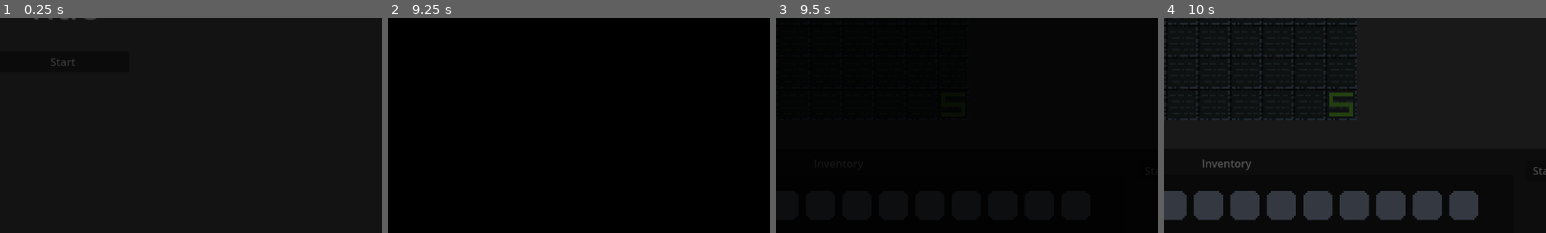
Above: before the commit, frames 1-4 (left to right).
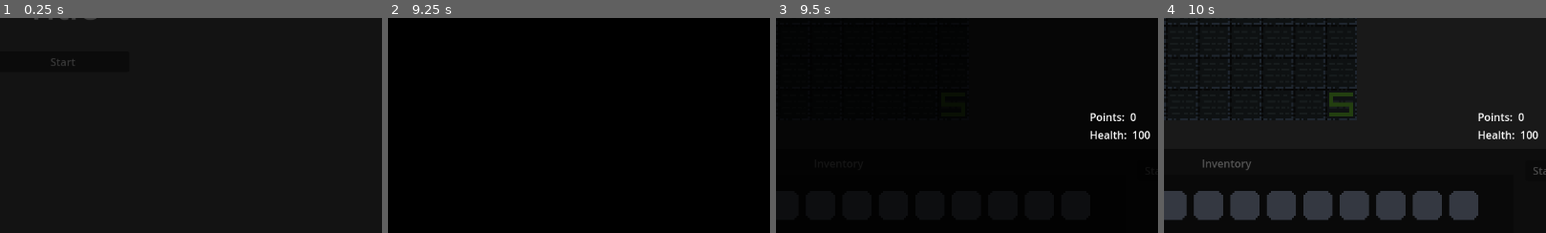
Above: after the commit, the same moments.

Repository: Shmupo/BrackeysGJ-TdGame
Game: Godot game, scene res://Scenes/MainMenu.tscn
The game is run twice, just before and just after one commit, with the same random seed, the same clock (stepped at 60 frames per second) and the same inputs.
Inputs (mouse positions are % of the whole screen's width and height, from its top left):
- Up to frame 1 (0.25 s): no input
- Up to frame 2 (9.25 s): click "Start" at 0.5 s; move the mouse to (72, 45) at 1.27 s; click (72, 45) at 1.35 s; drag from (30, 55) to (45, 70) at 2.02 s; click "Continue" at 2.75 s; move the mouse to (60, 28) at 3.52 s; click (60, 28) at 3.6 s; drag from (45, 70) to (20, 35) at 4.27 s; click "Continue" at 5 s; move the mouse to (80, 65) at 5.77 s; click (80, 65) at 5.85 s; drag from (20, 35) to (35, 25) at 6.52 s; click "Continue" at 7.25 s; move the mouse to (55, 50) at 8.02 s; click (55, 50) at 8.1 s; tap Enter at 8.75 s; drag from (35, 25) to (30, 55) at 8.77 s
- Up to frame 3 (9.5 s): no input
- Up to frame 4 (10 s): click (36, 16) at 9.52 s
The pictures show only the part of the screen within x 42-92%, y 48-98%; the shares and areas given below are measured in that part.

Frames 1-2 are identical in both runs. In frame 3, 0.6% of the frame differs, in the area x 82-98%, y 44-57%; in frame 4, 0.6%.

Commit message:
Added 6 configurable enemy waves

Diff:
--- a/Scenes/Components/defend_location.tscn
+++ b/Scenes/Components/defend_location.tscn
@@ -3,7 +3,7 @@
 [ext_resource type="Script" path="res://Scripts/defend_location.gd" id="1_a87rd"]
 
 [sub_resource type="CircleShape2D" id="CircleShape2D_8kvqf"]
-radius = 6.36832
+radius = 2.6667
 
 [node name="DefendLocation" type="Area2D"]
 script = ExtResource("1_a87rd")
--- a/Scenes/TestScene.tscn
+++ b/Scenes/TestScene.tscn
@@ -11,13 +11,14 @@
 [ext_resource type="PackedScene" uid="uid://dyd4rvrn12tp" path="res://Scenes/Components/ModsInventoryMenu.tscn" id="6_qdaid"]
 [ext_resource type="PackedScene" uid="uid://dxoe2uolv22kf" path="res://Scenes/Components/Waves/wave_manager.tscn" id="8_sb82m"]
 [ext_resource type="PackedScene" uid="uid://hesw7o41aud4" path="res://Scenes/Components/TutorialUI.tscn" id="9_olebs"]
-[ext_resource type="Script" path="res://Scripts/Waves/example_one_of_each.gd" id="11_uxd71"]
-[ext_resource type="Script" path="res://Scripts/Waves/example_weak_enemies.gd" id="12_oqhdu"]
+[ext_resource type="Script" path="res://Scripts/Waves/uniform_wave.gd" id="12_8enhc"]
 [ext_resource type="Script" path="res://Scripts/Tower/TowerSpawner.gd" id="12_qrfwb"]
 [ext_resource type="Script" path="res://Scripts/ModItem/ItemSpawner.gd" id="13_a0fh0"]
+[ext_resource type="Script" path="res://Scripts/Waves/alternating_wave.gd" id="13_vb3iq"]
+[ext_resource type="Script" path="res://Scripts/Waves/unending_wave.gd" id="14_1fwqc"]
 [ext_resource type="PackedScene" uid="uid://cdjrx5xcw1h82" path="res://Scenes/Components/PhaseBarUI.tscn" id="14_v56gd"]
 [ext_resource type="Script" path="res://Scripts/UIMenus/StartWaveButton.gd" id="15_p0fe1"]
-[ext_resource type="PackedScene" uid="uid://vucdetswbjmi" path="res://Scenes/Components/DisappearingBlackScreen.tscn" id="16_exn7v"]
+[ext_resource type="PackedScene" path="res://Scenes/Components/DisappearingBlackScreen.tscn" id="16_exn7v"]
 [ext_resource type="PackedScene" uid="uid://w8it5uhotax2" path="res://Scenes/Components/ModItem/BigRock.tscn" id="18_mm7iy"]
 [ext_resource type="PackedScene" uid="uid://ctk8d4npivb8d" path="res://Scenes/Components/ModItem/Rope.tscn" id="19_dx3ia"]
 [ext_resource type="Script" path="res://Scripts/UIMenus/points_label.gd" id="19_hwffj"]
@@ -114,15 +115,43 @@
 
 [node name="WaveManager" parent="." instance=ExtResource("8_sb82m")]
 unique_name_in_owner = true
+time_between_waves = 10.0
 
 [node name="WaveSet" type="Node" parent="WaveManager"]
 
-[node name="Weak Enemies" type="Node" parent="WaveManager/WaveSet"]
-script = ExtResource("12_oqhdu")
-enemy_health = 100
-
-[node name="One of Each" type="Node" parent="WaveManager/WaveSet"]
-script = ExtResource("11_uxd71")
+[node name="Wave 1" type="Node" parent="WaveManager/WaveSet"]
+script = ExtResource("12_8enhc")
+num_entities = 10
+
+[node name="Wave 2" type="Node" parent="WaveManager/WaveSet"]
+script = ExtResource("12_8enhc")
+entity_type = "OtherEntity"
+
+[node name="Wave 3" type="Node" parent="WaveManager/WaveSet"]
+script = ExtResource("12_8enhc")
+num_entities_2 = 25
+entity_speed = 75
+entity_health = 8
+entity_points = 50
+entity_type = "KnightEntity"
+
+[node name="Wave 4" type="Node" parent="WaveManager/WaveSet"]
+script = ExtResource("13_vb3iq")
+num_entities_2 = 20
+entity_1_spawn_delay = 0
+entity_2_speed = 65
+entity_2_type = "OtherEntity"
+
+[node name="Wave 5" type="Node" parent="WaveManager/WaveSet"]
+script = ExtResource("13_vb3iq")
+num_entities_2 = 20
+entity_1_type = "KnightEntity"
+entity_1_spawn_delay = 0
+entity_2_speed = 65
+entity_2_type = "OtherEntity"
+
+[node name="Unending Wave" type="Node" parent="WaveManager/WaveSet"]
+script = ExtResource("14_1fwqc")
 
 [node name="TowerSpawner" type="Node2D" parent="."]
 script = ExtResource("12_qrfwb")
@@ -157,11 +186,12 @@
 position = Vector2(869, 170)
 
 [node name="PlayerStats" type="CanvasLayer" parent="."]
-visible = false
 
 [node name="MarginContainer" type="MarginContainer" parent="PlayerStats"]
-offset_right = 206.0
-offset_bottom = 70.0
+offset_left = 944.0
+offset_top = 437.0
+offset_right = 1150.0
+offset_bottom = 507.0
 theme_override_constants/margin_left = 10
 theme_override_constants/margin_top = 10
 theme_override_constants/margin_right = 10
--- /dev/null
+++ b/Scripts/Waves/alternating_wave.gd
@@ -0,0 +1,54 @@
+extends DictWave
+
+
+@export var num_entities_2: int = 10  # hacks
+
+@export var entity_1_speed: int = 50
+@export var entity_1_health: int = 5
+@export var entity_1_points = 30
+@export var entity_1_strength = 5
+@export var entity_1_type = "BaseEntity"
+@export var entity_1_spawn_delay = 2
+
+
+@export var entity_2_speed: int = 50
+@export var entity_2_health: int = 5
+@export var entity_2_points = 30
+@export var entity_2_strength = 5
+@export var entity_2_type = "BaseEntity"
+@export var entity_2_spawn_delay = 2
+
+
+func _ready() -> void:
+	spawn_queue = []
+
+	for i in num_entities_2:
+		if i % 2 == 0:
+			spawn_queue.append(prepare_entity_1())
+		else:
+			spawn_queue.append(prepare_entity_2())
+
+
+func prepare_entity_1() -> Dictionary:
+	return {
+		"type": entity_1_type,
+		"spawn_delay": entity_1_spawn_delay,
+		"config": {
+			"speed": entity_1_speed,
+			"health": entity_1_speed,
+			"points": entity_1_points,
+			"strength": entity_1_strength
+		}
+	}
+
+func prepare_entity_2() -> Dictionary:
+	return {
+		"type": entity_2_type,
+		"spawn_delay": entity_2_spawn_delay,
+		"config": {
+			"speed": entity_2_speed,
+			"health": entity_2_speed,
+			"points": entity_2_points,
+			"strength": entity_2_strength
+		}
+	}
--- /dev/null
+++ b/Scripts/Waves/unending_wave.gd
@@ -0,0 +1,48 @@
+extends DictWave
+
+@onready var rng = RandomNumberGenerator.new()
+
+@export var num_entities_2: int = 10  # hacks
+@export var entity_speed: int = 50
+@export var entity_health: int = 5
+@export var entity_points = 30
+@export var entity_strength = 5
+@export var entity_type = "BaseEntity"
+@export var spawn_delay = 2
+
+
+# Called when the node enters the scene tree for the first time.
+func _ready() -> void:
+	spawn_queue = []
+
+	for i in range(num_entities_2):
+		spawn_queue.append(create_entity_dict())
+
+func _process(delta: float) -> void:
+	if spawn_queue.size() < 5:
+		increase_difficulty()
+		for i in 20:
+			spawn_queue.append(gen_entity)
+
+
+func increase_difficulty() -> void:
+	# TODO: implement this
+	pass
+
+
+func gen_entity() -> Dictionary:
+	# TODO: make this better
+	return create_entity_dict()
+
+
+func create_entity_dict() -> Dictionary:
+	return {
+		"type": entity_type,
+		"spawn_delay": spawn_delay,
+		"config": {
+			"speed": entity_speed,
+			"health": entity_health,
+			"strength": entity_strength,
+			"points": entity_points
+		}
+	}
--- /dev/null
+++ b/Scripts/Waves/uniform_wave.gd
@@ -0,0 +1,30 @@
+extends DictWave
+
+@export var num_entities_2: int = 10  # hacks
+@export var entity_speed: int = 50
+@export var entity_health: int = 5
+@export var entity_points = 30
+@export var entity_strength = 5
+@export var entity_type = "BaseEntity"
+@export var spawn_delay = 2
+
+
+# Called when the node enters the scene tree for the first time.
+func _ready() -> void:
+	spawn_queue = []
+
+	for i in range(num_entities_2):
+		spawn_queue.append(create_entity_dict())
+
+
+func create_entity_dict() -> Dictionary:
+	return {
+		"type": entity_type,
+		"spawn_delay": spawn_delay,
+		"config": {
+			"speed": entity_speed,
+			"health": entity_health,
+			"strength": entity_strength,
+			"points": entity_points
+		}
+	}
--- a/Scripts/WavesSystem/dict-wave.gd
+++ b/Scripts/WavesSystem/dict-wave.gd
@@ -34,6 +34,10 @@
 	pass
 
 func start_wave() -> void:
+	if timer == null:
+		timer = Timer.new()
+		add_child(timer)
+
 	print("wave_start")
 	_on_wave_start.emit()
 	spawn_next()
@@ -46,9 +50,7 @@
 
 	var next = spawn_queue.pop_front()
 	# set up timer
-	if timer == null:
-		timer = Timer.new()
-		add_child(timer)
+
 	timer.wait_time = next["spawn_delay"]
 	timer.connect("timeout", Callable(do_spawn).bind(next).call)
 	timer.one_shot = true
Not shown: 1 places in Scenes/TestScene.tscn that only renumber resources
